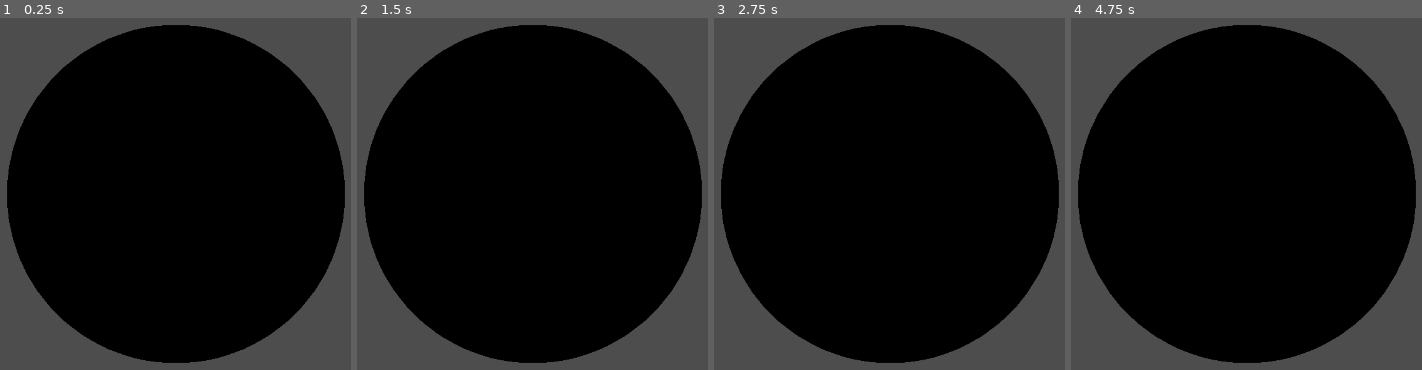
Above: before the commit, frames 1-4 (left to right).
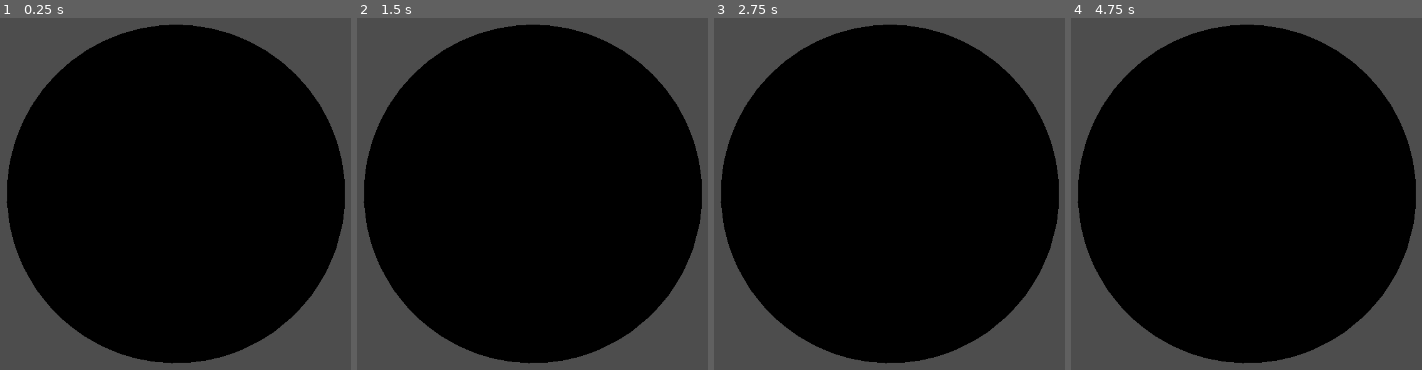
Above: after the commit, the same moments.

Repository: mmyumu/OVNI-godot
Game: Godot game, scene res://global/earth.tscn
The game is run twice, just before and just after one commit, with the same random seed, the same clock (stepped at 60 frames per second) and the same inputs. This scene is started directly instead of the project's main scene.
Inputs (mouse positions are in pixels of both pictures, inside the frame that each line leads up to):
- Up to frame 1 (0.25 s): no input
- Up to frame 2 (1.5 s): tap Enter at 0.5 s; move the mouse to (outside the picture) at 0.52 s; hold Right (move_right) 0.53-1.28 s; hold Space (shoot) 0.53-1.28 s; click (outside the picture) at 0.67 s; move the mouse to (374, 215) at 1.27 s; hold Down (move_down) from 1.28 s (still down); tap Space (shoot) at 1.35 s
- Up to frame 3 (2.75 s): tap Enter at 2 s; move the mouse to (970, 95) at 2.02 s; release Down (move_down) at 2.03 s; hold Right (move_right) from 2.03 s (still down); hold Space (shoot) from 2.03 s (still down)
- Up to frame 4 (4.75 s): move the mouse to (1207, 285) at 2.77 s; release Right (move_right) at 2.78 s; release Space (shoot) at 2.78 s; hold Up (move_up) 2.78-3.53 s; tap Space (shoot) at 2.85, 4.35 s; click (1207, 285) at 2.92 s; tap Enter at 3.5 s; move the mouse to (outside the picture) at 3.52 s; hold Space (shoot) 3.53-4.28 s; hold Left (move_left) from 3.53 s (still down); move the mouse to (outside the picture) at 4.27 s

The runs differ from the first frame. In frame 1, 0.1% of the frame differs, in the area x 2-99%, y 1-99%; in frame 2, 0.1%; in frame 3, 0.1%; in frame 4, 0.1%.

Commit message:
Rotate camera around globe with Gimbal

Diff:
--- a/global/earth.tscn
+++ b/global/earth.tscn
@@ -1,10 +1,7 @@
-[gd_scene load_steps=5 format=3 uid="uid://s453mjhbb4v8"]
+[gd_scene load_steps=4 format=3 uid="uid://s453mjhbb4v8"]
 
 [ext_resource type="PackedScene" uid="uid://cw32gydusl10n" path="res://global/earth_3d.tscn" id="1_48n42"]
 [ext_resource type="Script" path="res://global/earth.gd" id="1_s4cfr"]
-
-[sub_resource type="ViewportTexture" id="ViewportTexture_rlsxw"]
-viewport_path = NodePath("SubViewport")
 
 [sub_resource type="ViewportTexture" id="ViewportTexture_1em45"]
 
@@ -13,7 +10,6 @@
 
 [node name="Screen" type="Sprite2D" parent="."]
 position = Vector2(640, 360)
-texture = SubResource("ViewportTexture_rlsxw")
 
 [node name="SubViewport" type="SubViewport" parent="."]
 vrs_texture = SubResource("ViewportTexture_1em45")
--- a/global/earth_3d.gd
+++ b/global/earth_3d.gd
@@ -1,17 +1,27 @@
 extends Node3D
 
-# Vitesse de rotation du globe
-var rotation_speed = 0.5
+@export var rotation_speed: float = 1
 
+var deadzone = 0.3
+var initial_rotation
 func _ready():
-	pass
+	initial_rotation = Vector2($CameraGimbal/InnerGimbal.rotation.x, $CameraGimbal.rotation.y)
+	$CameraGimbal/InnerGimbal/Camera3D.look_at($MeshInstance3D.position)
 
 func _process(delta):
-	var rotation_y = 0
+	var rs_look = Vector3.ZERO
+	rs_look.y = Input.get_joy_axis(0, JOY_AXIS_RIGHT_X)
+	rs_look.x = Input.get_joy_axis(0, JOY_AXIS_RIGHT_Y)
 
-	if Input.is_key_pressed(KEY_RIGHT):
-		rotation_y += rotation_speed * delta
-	if Input.is_key_pressed(KEY_LEFT):
-		rotation_y -= rotation_speed * delta
+	if rs_look.length() > deadzone:
+		$CameraGimbal.rotate_y(rs_look.y * delta * rotation_speed)
+		$CameraGimbal/InnerGimbal.rotate_x(rs_look.x * delta * rotation_speed)
 
-	$MeshInstance3D.rotate_y(rotation_y)
+		$CameraGimbal/InnerGimbal.rotation.x = clamp($CameraGimbal/InnerGimbal.rotation.x, deg_to_rad(-90), deg_to_rad(90))
+
+func _input(event):
+	if event.is_action_pressed("earth_center"):
+		var tween1 = create_tween()
+		var tween2 = create_tween()
+		tween1.tween_property($CameraGimbal/InnerGimbal, "rotation", Vector3(initial_rotation.x, 0., 0.), 0.1)
+		tween2.tween_property($CameraGimbal, "rotation", Vector3(0., initial_rotation.y, 0.), 0.1)
--- a/global/earth_3d.tscn
+++ b/global/earth_3d.tscn
@@ -10,10 +10,17 @@
 
 [node name="Earth3D" type="Node3D"]
 script = ExtResource("1_fn86b")
+rotation_speed = 2.0
 
 [node name="MeshInstance3D" type="MeshInstance3D" parent="."]
 mesh = SubResource("SphereMesh_v8cen")
 surface_material_override/0 = SubResource("StandardMaterial3D_ogewq")
 
-[node name="Camera3D" type="Camera3D" parent="."]
+[node name="CameraGimbal" type="Node3D" parent="."]
+transform = Transform3D(-0.999657, 0, -0.0261769, 0, 1, 0, 0.0261769, 0, -0.999657, 0, 0, 0)
+
+[node name="InnerGimbal" type="Node3D" parent="CameraGimbal"]
+transform = Transform3D(1, 0, 0, 0, 0.833886, 0.551937, 0, -0.551937, 0.833886, 0, 0, 0)
+
+[node name="Camera3D" type="Camera3D" parent="CameraGimbal/InnerGimbal"]
 transform = Transform3D(1, 0, 0, 0, 1, 0, 0, 0, 1, 0, 0, 1)
--- a/project.godot
+++ b/project.godot
@@ -82,3 +82,8 @@
 , Object(InputEventKey,"resource_local_to_scene":false,"resource_name":"","device":-1,"window_id":0,"alt_pressed":false,"shift_pressed":false,"ctrl_pressed":false,"meta_pressed":false,"pressed":false,"keycode":0,"physical_keycode":4194305,"key_label":0,"unicode":0,"echo":false,"script":null)
 ]
 }
+earth_center={
+"deadzone": 0.5,
+"events": [Object(InputEventJoypadButton,"resource_local_to_scene":false,"resource_name":"","device":-1,"button_index":8,"pressure":0.0,"pressed":true,"script":null)
+]
+}
--- a/shootemup/global_variables.gd
+++ b/shootemup/global_variables.gd
@@ -8,6 +8,3 @@
 
 func _ready():
 	screen_size = get_viewport_rect().size
-
-func _process(delta):
-	pass
